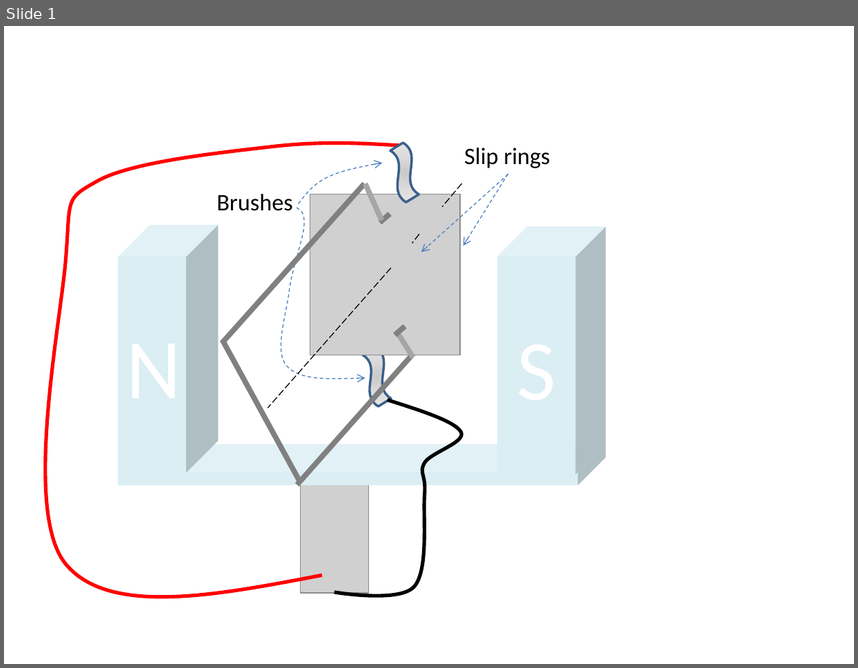
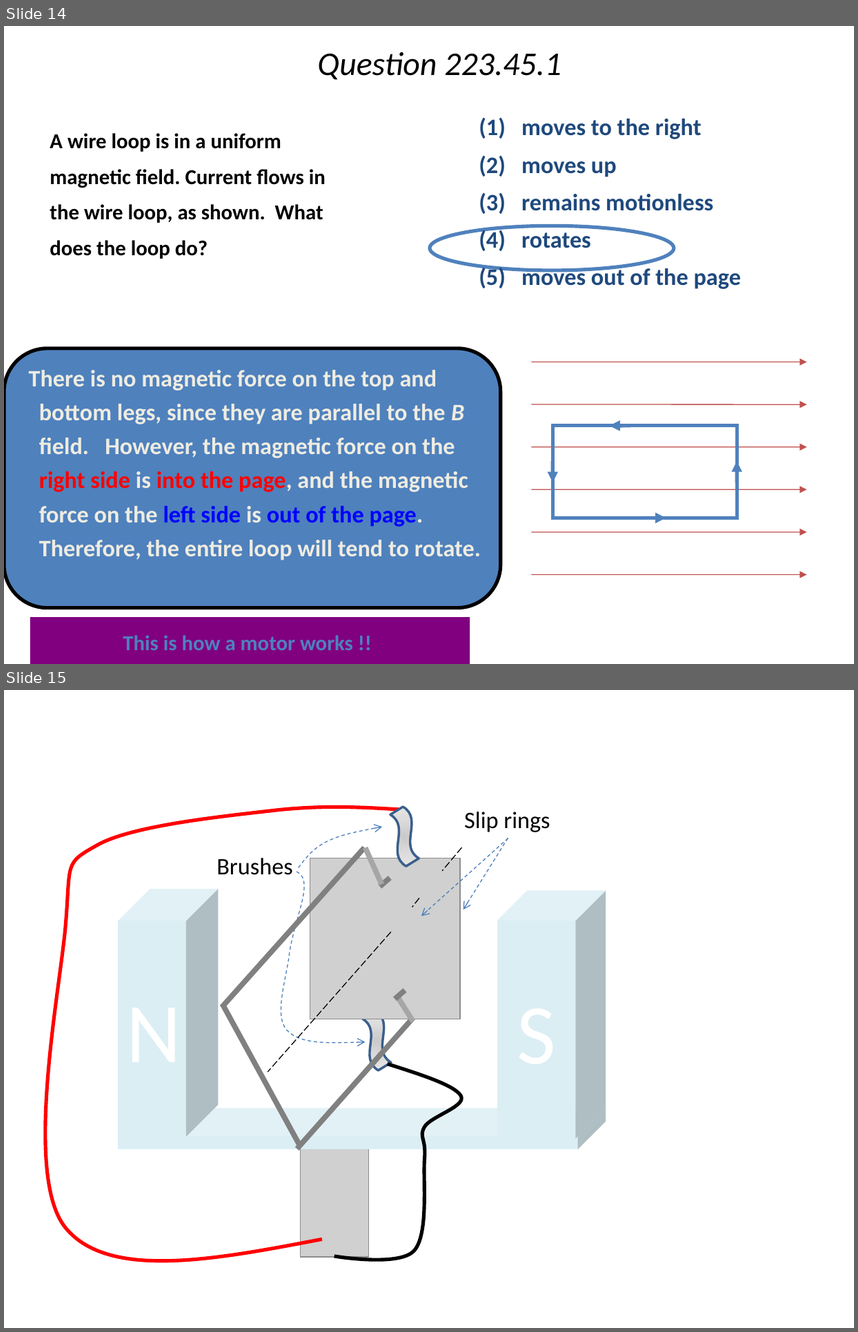
Before and after one commit to rtlines/PH223-Engineering-Physics, a slide deck: Slides/PH223_Lecture_45.pptx. Shown one above the other, each under a label of ours: slide 1 before the commit, slides 14 and 15 after it. The pictures are 858x668 and 858x1332 pixels, drawn with LibreOffice and Linux fonts; fonts in the diff are those of the drawing; grey boxes stand for pictures. Boxes give left, top, right and bottom in pixels: in the first picture for what was removed or moved away, otherwise in the second. Text is boxed around its words. In the diff, an @@ line names an element or a change of style, - is before the commit and + after.

Commit message:
slides up to 50

```diff
--- a/Slides/PH223_Lecture_45.pptx
+++ b/Slides/PH223_Lecture_45.pptx
@@ slide 14 added at (4,26,854,664), background #FFFFFF @@
@@ title added at (317,52,562,80), 28 pt, text #000000, italic @@
+Question 223.45.1
@@ text added at (479,118,741,289), 20 pt, text #1F497D, bold @@
+(1) moves to the right
+(2) moves up
+(3) remains motionless
+(4) rotates
+(5) moves out of the page
@@ text added at (50,133,326,259), 18 pt, text #000000, bold @@
+A wire loop is in a uniform magnetic field. Current flows in the wire loop, as shown. What does the loop do?
@@ ellipse added at (430,226,674,270), outline #4F81BD 3 pt @@
@@ rounded rectangle added at (4,348,500,608), fill #4F81BD, outline #000000 3 pt @@
@@ text added at (29,370,481,560), 20 pt, text #EEECE1, bold @@
+There is no magnetic force on the top and bottom legs, since they are parallel to the B field. However, the magnetic force on the right side is into the page, and the magnetic force on the left side is out of the page. Therefore, the entire loop will tend to rotate.
@@ arrow added from (532, 362) to (806, 362), #C0504D 0.75 pt @@
@@ arrow added from (532, 404) to (806, 404), #C0504D 0.75 pt @@
@@ rectangle added at (553,426,737,517), outline #4F81BD 3 pt @@
@@ arrow added from (631, 426) to (609, 426), #4F81BD 3 pt @@
@@ arrow added from (532, 447) to (806, 447), #C0504D 0.75 pt @@
@@ arrow added from (553, 461) to (553, 483), #4F81BD 3 pt @@
@@ arrow added from (737, 483) to (737, 461), #4F81BD 3 pt @@
@@ arrow added from (532, 489) to (806, 489), #C0504D 0.75 pt @@
@@ arrow added from (645, 517) to (666, 517), #4F81BD 3 pt @@
@@ arrow added from (532, 532) to (806, 532), #C0504D 0.75 pt @@
@@ arrow added from (532, 575) to (806, 575), #C0504D 0.75 pt @@
@@ rectangle added at (30,617,470,664), fill #800080, 18 pt, text #4F81BD, bold @@
+This is how a motor works !!
@@ what was slide 1 is now slide 15 @@
```
Also in this commit, not shown: 32 other slides added, 20 other files.
